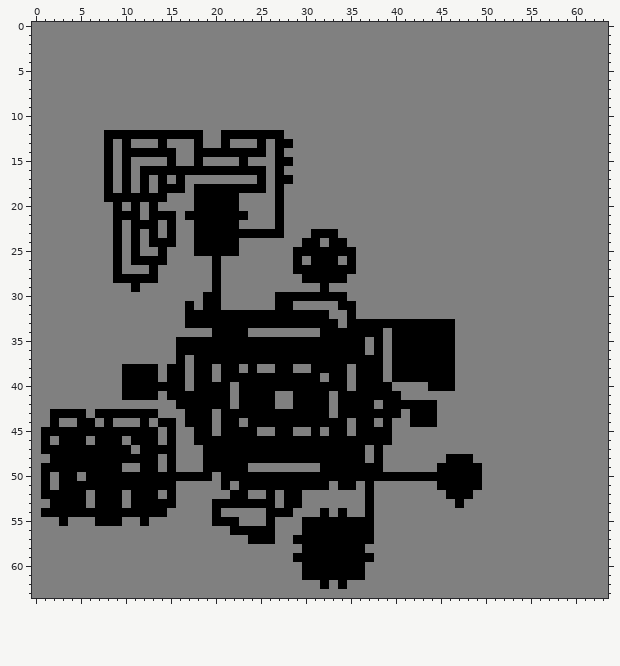
Pixel-art sprite -- Assets/Textures/UI/hudmaps/worldedgesclosed_9.png. Above: the version before the commit.
The file is 64x64 pixels.
After:
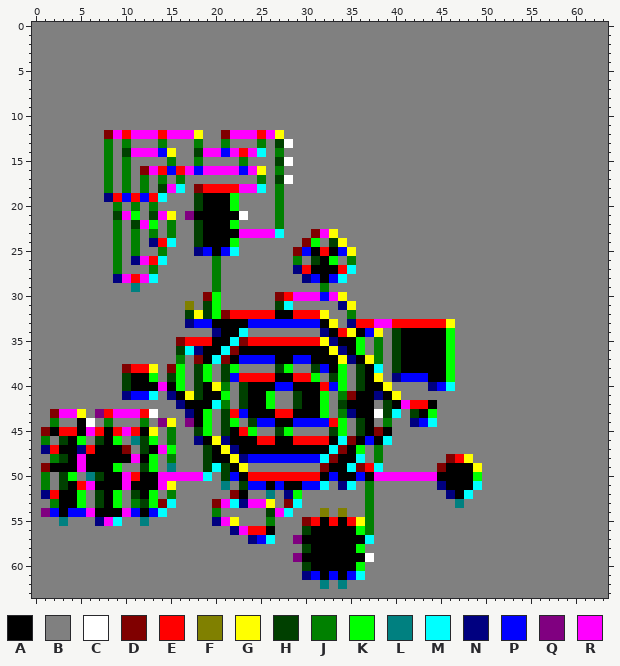
Palette (. is transparent): A #000000  B #808080  C #ffffff  D #800000  E #ff0000  F #808000  G #ffff00  H #004000  J #008000  K #00ff00  L #008080  M #00ffff  N #000080  P #0000ff  Q #800080  R #ff00ff
Change:
Changed rows in their new state; - is an unchanged pixel.
first column x 1:
12 -------DRERRRERRRG--DRRRERG----------------------
13 -------J-J---J---J--J---J-HC---------------------
14 -------J-HRRRPG--HRRPRERM-J----------------------
15 -------J-J----J--J----J---HC---------------------
16 -------J-J-DREPERPRRRRPRG-J----------------------
17 -------J-J-J-J-J--------J-HC---------------------
18 -------J-J-J-HRM-DEEEERRM-J----------------------
19 -------NEPEPEM---H---K----J----------------------
20 --------J-J-J----H---K----J----------------------
21 --------HRK-HRG-Q-----C---J----------------------
22 --------J-HRK-J--H---K----J----------------------
23 --------J-J-J-J--H----RRRRM---DRG----------------
24 --------J-J-NEM--H---K-------DK-HG---------------
25 --------J-J--J---NP-PM------DP-E-PG--------------
26 --------J-NREM-----J--------J-H-K-J--------------
27 --------J---J------J--------NE---EM--------------
28 --------NRERM------J---------NP-PM---------------
29 ----------L--------J-----------J-----------------
30 ------------------DK------DERRRPRG---------------
31 ----------------F-HK------HM-----NG--------------
32 ----------------HGHKDEEEEE--EEEG--J--------------
33 ----------------NPP----PPPPPPPP-G-NEERREEEEEEG---
34 -------------------N--M--------N-EG-PG-H-----K---
35 ---------------DEEE--MDEEEEEEEEGN--K-J-H-----K---
36 ---------------HMN--MD----------GN-K-J-H-----K---
37 ---------------J-D-MD-PPPP--PP---GN-GJ-H-----K---
38 ---------DEEG-DK-HK-HK-B--HK--HP-K-H-M-H-----K---
39 ---------H--K-HK-HK-HPEEEE--EEK-HK-H-G-NPPP--K---
40 ---------H---R-K-H-GJ-H---PP---EPK-H--G----NPM---
41 ---------NPPM-N-GH--K-H--K--H--K-JD--N-G---------
42 ---------------N---MJ-H--K--H--K-H----H-REE------
43 -DRRG-QERRREC---N-K-HEP---EE---K-JN--CHM-H-K-----
44 -J---C-J---J-QG-Q-K-HK-HPP--PPPPEK-H--J--NPM-----
45 D-EE-RE-ERE-G-J--HK-H-EK--HK--B-HK-H-D-----------
46 J-H-K-H-K-LHK-J--N-GN---EE--EEEE-MD-P-M----------
47 NE--NE---D-H-RK---H-GN----------MD-K-J-----------
48 -JH-R-----R-K-J---H--GNPPPPPPPPMD--M-J-------DEG-
49 D---R---K--HK-L---HMH-G--------D--MDEM------D---G
50 J-HK-LH--RE--RRRRRM-HP-EEEEEEEE-P--P-RRRRRRR----K
51 J-H-ER---R---RG-----L-HPP-P--PPM-NM-J-------N---M
52 NE--K-H-K-H-K-J------D---L-NK-------J--------N-M-
53 -J--K-H-K-JHKDM----DRMNRRG-DM-------J---------L--
54 QP-PPR---RP-PM-----J-----HRM---F-F--J------------
55 --L---NRM--L-------NRG---J---DE-E-EGJ------------
56 ---------------------NREE----H-----KJ------------
57 -----------------------NPM--Q-------M------------
58 -----------------------------H-----K-------------
59 ----------------------------Q-------C------------
60 -----------------------------H-----K-------------
61 -----------------------------NP-P-PM-------------
62 -------------------------------L-L---------------
Pixel boxes of the changes (left, top, right, bottom) in both pictures:
changed: (41, 130, 482, 589)
